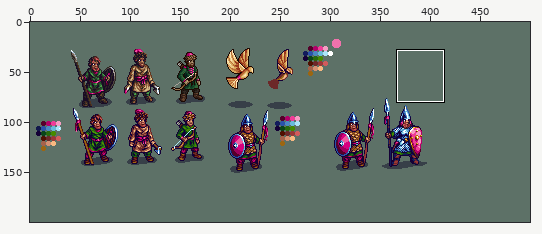
Two versions of one sprite sheet, GSE/Triumvirate/militia_rework_start.png. Above: a wide view before the commit, with the close-up outlined.
Close-up. As it was:
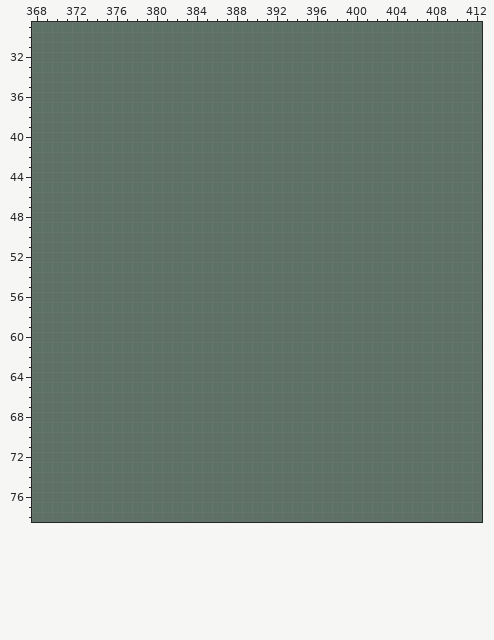
The file is 500x200 pixels. Colours within 5 levels of each other are drawn and written as one. Shown: x 368..412, y 29..78. The commit also changed other parts of the picture, which this record leaves out.
After the commit:
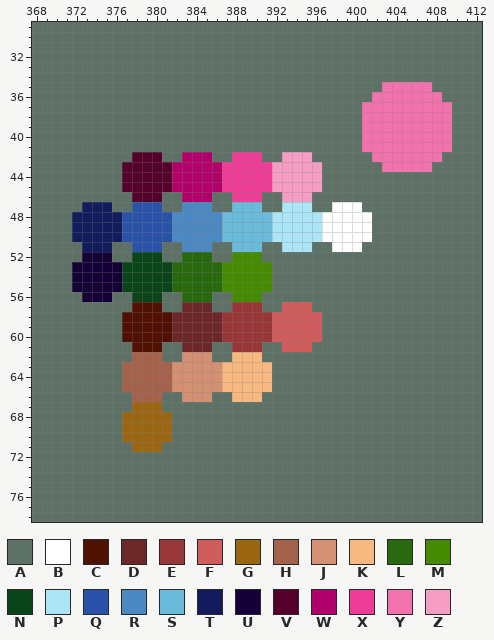
Palette (. is transparent): A #5d7167  B #ffffff  C #501002  D #6c2829  E #993738  F #d15c5c  G #9b6612  H #a5624b  J #d39072  K #f8b981  L #28690d  M #458a00  N #0a451a  P #abe5f6  Q #2b52a9  R #4c89c3  S #69bbd9  T #121b5c  U #140036  V #55002a  W #b10069  X #ee3d96  Y #f172ac  Z #f59dc3
Difference:
Changed rows in their new state; - is an unchanged pixel.
first column x 372:
35 -------------------------------YYYYY--
36 ------------------------------YYYYYYY-
37 -----------------------------YYYYYYYYY
38 -----------------------------YYYYYYYYY
39 -----------------------------YYYYYYYYY
40 -----------------------------YYYYYYYYY
41 -----------------------------YYYYYYYYY
42 ------VVV--WWW--XXX--ZZZ------YYYYYYY-
43 -----VVVVVWWWWWXXXXXZZZZZ------YYYYY--
44 -----VVVVVWWWWWXXXXXZZZZZ-------------
45 -----VVVVVWWWWWXXXXXZZZZZ-------------
46 ------VVV--WWW--XXX--ZZZ--------------
47 -TTT--QQQ--RRR--SSS--PPP--BBB---------
48 TTTTTQQQQQRRRRRSSSSSPPPPPBBBBB--------
49 TTTTTQQQQQRRRRRSSSSSPPPPPBBBBB--------
50 TTTTTQQQQQRRRRRSSSSSPPPPPBBBBB--------
51 -TTT--QQQ--RRR--SSS--PPP--BBB---------
52 -UUU--NNN--LLL--MMM-------------------
53 UUUUUNNNNNLLLLLMMMMM------------------
54 UUUUUNNNNNLLLLLMMMMM------------------
55 UUUUUNNNNNLLLLLMMMMM------------------
56 -UUU--NNN--LLL--MMM-------------------
57 ------CCC--DDD--EEE--FFF--------------
58 -----CCCCCDDDDDEEEEEFFFFF-------------
59 -----CCCCCDDDDDEEEEEFFFFF-------------
60 -----CCCCCDDDDDEEEEEFFFFF-------------
61 ------CCC--DDD--EEE--FFF--------------
62 ------HHH--JJJ--KKK-------------------
63 -----HHHHHJJJJJKKKKK------------------
64 -----HHHHHJJJJJKKKKK------------------
65 -----HHHHHJJJJJKKKKK------------------
66 ------HHH--JJJ--KKK-------------------
67 ------GGG-----------------------------
68 -----GGGGG----------------------------
69 -----GGGGG----------------------------
70 -----GGGGG----------------------------
71 ------GGG-----------------------------
Pixel boxes of the changes (left, top, right, bottom) in both close-ups:
changed: (72, 82, 452, 452)
